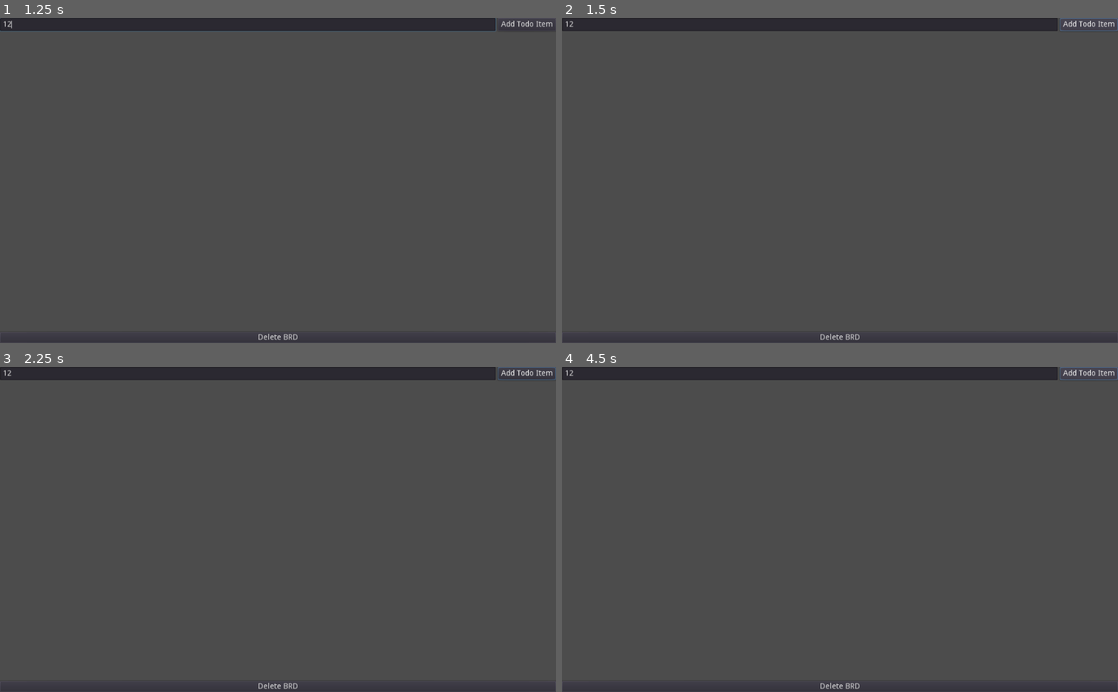
Above: before the commit, frames 1-4 (two rows, left to right).
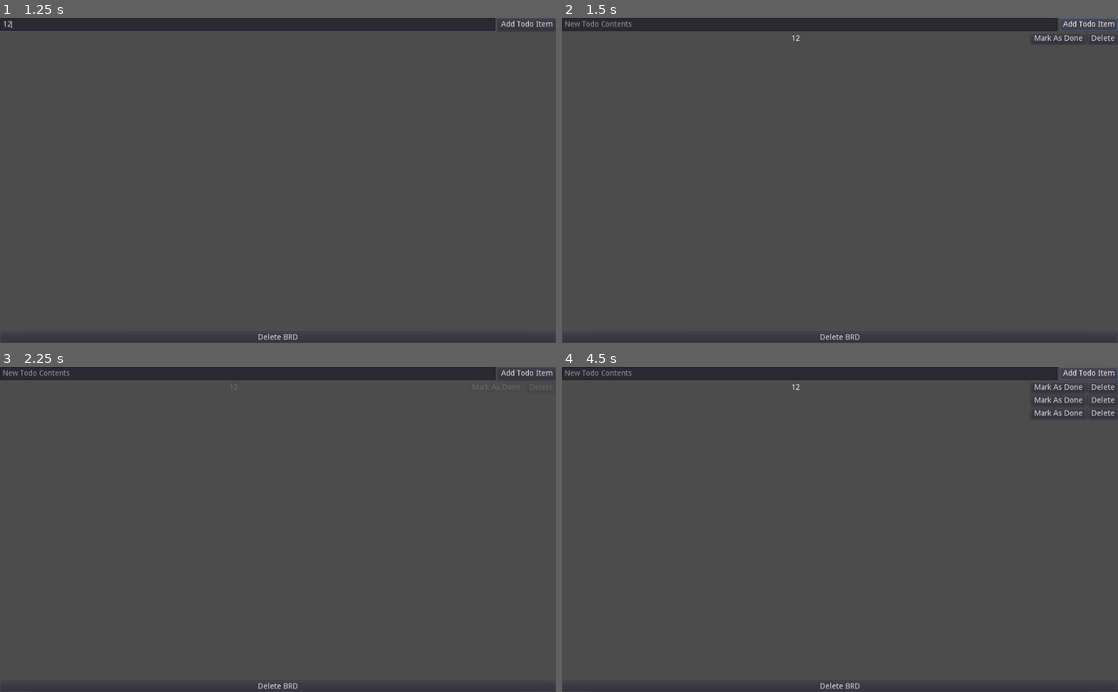
Above: after the commit, the same moments.

Repository: FunNoober/BRD-Sharp
Game: Godot game, scene res://assets/todo boards/NewTodoBoard.tscn
Same seed, same stepped clock (60 frames per second), same inputs: the game is played once before the commit and once after it. This scene is started directly instead of the project's main scene.
Inputs (mouse positions are in pixels of both pictures, inside the frame that each line leads up to):
- Up to frame 1 (1.25 s): click (250, 24) at 0.52 s; type "12" at 0.6 s
- Up to frame 2 (1.5 s): click "Add Todo Item" at 1.25 s
- Up to frame 3 (2.25 s): click (494, 386) at 2 s, where only the run after the commit has a clickable "Mark As Done"
- Up to frame 4 (4.5 s): click (1056, 386) at 2.75 s, where only the run after the commit has a clickable "Mark As Done"; click "Add Todo Item" at 3.5 s; click "Add Todo Item" at 4.25 s

Frame 1 is identical in both runs. In frame 2, 0.2% of the frame differs, in the area x 0-100%, y 0-8%; in frame 3, 0.2%; in frame 4, 0.5%, in the area x 0-100%, y 0-16%.

Commit message:
Todo Boards Fully Implemented
Not tested using networking but it should work.

Diff:
--- a/program_files/assets/todo boards/NewTodoBoard.tscn
+++ b/program_files/assets/todo boards/NewTodoBoard.tscn
@@ -1,10 +1,13 @@
-[gd_scene format=2]
+[gd_scene load_steps=2 format=2]
+
+[ext_resource path="res://scripts/NewTodoBoard.gd" type="Script" id=1]
 
 [node name="NewTodoBoard" type="Tabs"]
 anchor_right = 1.0
 anchor_bottom = 1.0
 size_flags_horizontal = 3
 size_flags_vertical = 3
+script = ExtResource( 1 )
 
 [node name="Contents" type="VBoxContainer" parent="."]
 anchor_right = 1.0
@@ -47,3 +50,6 @@
 margin_right = 1024.0
 margin_bottom = 600.0
 text = "Delete BRD"
+
+[connection signal="text_entered" from="Contents/Toolbar/NewTodoContentsEdit" to="." method="_on_NewTodoContentsEdit_text_entered"]
+[connection signal="pressed" from="Contents/Toolbar/AddNewTodoItem" to="." method="_on_AddNewTodoItem_pressed"]
--- /dev/null
+++ b/program_files/assets/todo boards/NewTodoItem.tscn
@@ -0,0 +1,31 @@
+[gd_scene load_steps=2 format=2]
+
+[ext_resource path="res://scripts/NewTodoItem.gd" type="Script" id=1]
+
+[node name="NewTodoItem" type="HBoxContainer"]
+anchor_right = 1.0
+script = ExtResource( 1 )
+
+[node name="Label" type="Label" parent="."]
+margin_top = 3.0
+margin_right = 860.0
+margin_bottom = 17.0
+size_flags_horizontal = 3
+text = "Item Contents"
+align = 1
+valign = 1
+
+[node name="MarkAsDoneButton" type="Button" parent="."]
+margin_left = 864.0
+margin_right = 965.0
+margin_bottom = 20.0
+text = "Mark As Done"
+
+[node name="DeleteButton" type="Button" parent="."]
+margin_left = 969.0
+margin_right = 1024.0
+margin_bottom = 20.0
+text = "Delete"
+
+[connection signal="pressed" from="MarkAsDoneButton" to="." method="_on_MarkAsDoneButton_pressed"]
+[connection signal="pressed" from="DeleteButton" to="." method="_on_DeleteButton_pressed"]
--- a/program_files/scripts/Main.gd
+++ b/program_files/scripts/Main.gd
@@ -20,6 +20,8 @@
 			create_new_item(boards[0][i], false, 0)
 		for i in range(len(boards[2])):
 			create_new_item(boards[2][i], false, 3)
+		for i in range(len(boards[1])):
+			create_new_item(boards[1][i], false, 1)
 		f.close()
 
 remote func create_new_item(new_item_name, should_save, type):
@@ -34,6 +36,12 @@
 		new_cb.name = new_item_name
 		$Contents/TabContainer.add_child(new_cb)
 		boards[2].append(new_cb.name)
+		if should_save: save();
+	if type == 1:
+		var new_todo_board = todo_board_prefab.instance()
+		new_todo_board.name = new_item_name
+		$Contents/TabContainer.add_child(new_todo_board)
+		boards[1].append(new_todo_board.name)
 		if should_save: save();
 
 func _on_BRDTypeEdit_item_selected(index: int) -> void:
--- /dev/null
+++ b/program_files/scripts/NewTodoBoard.gd
@@ -0,0 +1,53 @@
+extends Tabs
+
+onready var new_todo_item = load("res://assets/todo boards/NewTodoItem.tscn")
+
+var items = []
+
+remote func create_new_item(item_contents = ""):
+	var nti = new_todo_item.instance()
+	nti.get_node("Label").text = item_contents
+	nti.name = item_contents
+	items.append(nti.data)
+
+	nti.connect("done_status_changed", self, "done_status_changed")
+	nti.connect("delete_request", self, "delete_request_received")
+
+	$Contents/TodoItems/VBoxContainer.add_child(nti)
+	$Contents/Toolbar/NewTodoContentsEdit.text = ""
+	save()
+
+func done_status_changed(data):
+	update_done_status(data)
+	rpc("update_done_status", data)
+
+func delete_request_received(data, i_name):
+	delete_item(data, i_name)
+	rpc("delete_item", data, i_name)
+
+remote func update_done_status(data):
+	var index = items.find(data)
+	items[index].done_status = data.done_status
+	save()
+
+remote func delete_item(data, i_name):
+	items.erase(data)
+	$Contents/TodoItems/VBoxContainer.get_node(i_name).queue_free()
+	save()
+
+func _on_NewTodoContentsEdit_text_entered(new_text: String) -> void:
+	create_new_item($Contents/Toolbar/NewTodoContentsEdit.text)
+	rpc("create_new_item", $Contents/Toolbar/NewTodoContentsEdit.text)
+
+func _on_AddNewTodoItem_pressed() -> void:
+	create_new_item($Contents/Toolbar/NewTodoContentsEdit.text)
+	rpc("create_new_item", $Contents/Toolbar/NewTodoContentsEdit.text)
+
+func save():
+	var data = {
+		"items" : items
+	}
+	var f = File.new()
+	f.open("user://" + name + ".brdtodo", f.WRITE)
+	f.store_string(JSON.print(data))
+	f.close()
--- /dev/null
+++ b/program_files/scripts/NewTodoItem.gd
@@ -0,0 +1,26 @@
+extends HBoxContainer
+
+var data = {
+	"contents" : "",
+	"done_status" : false
+}
+
+signal done_status_changed(data)
+signal delete_request(data, i_name)
+
+func _ready() -> void:
+	data.contents = $Label.text
+
+func _on_MarkAsDoneButton_pressed() -> void:
+	if data.done_status == false:
+		data.done_status = true
+		modulate = Color(1,1,1,0.2)
+		emit_signal("done_status_changed", data)
+	else:
+		data.done_status = false
+		modulate = Color(1,1,1,1)
+		emit_signal("done_status_changed", data)
+
+
+func _on_DeleteButton_pressed() -> void:
+	emit_signal("delete_request", data, name)
